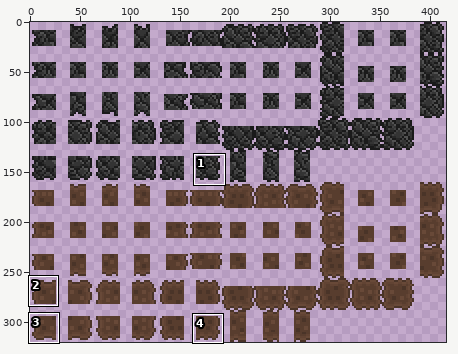
Two versions of one sprite sheet, assets/sprites/walls/Walls.png. The first picture is a wide view before the edit; the outline marks the close-up.
Close-up. Before:
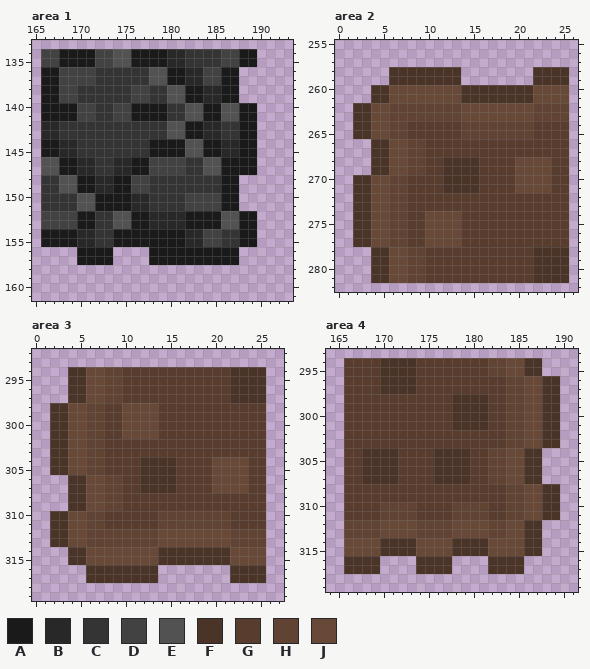
The file is 416x320 pixels. Colours within 5 levels of each other are drawn and written as one. Shown: area 1: x 165..193, y 133..161; area 2: x 0..26, y 255..282; area 3: x 0..27, y 292..319; area 4: x 164..191, y 293..319. The commit also changed other parts of the picture, which this record leaves out.
Palette (. is transparent): A #1a1a1a  B #282828  C #343434  D #424242  E #525252  F #4a3428  G #583d2e  H #614333  J #684938
Pixels before, area 1, first column x 166:
134 DDAAAADDEEAAAABBCCCCDDAA
135 DDAAAADDEEAAAABBCCCCDDAA
136 AADDDDCCCCCCEEAABBDDAA..
137 AADDDDCCCCCCEEAABBDDAA..
138 AADDCCCCCCDDCCEEAABBAA..
139 AADDCCCCCCDDCCEEAABBAA..
140 AAAADDCCDDAAAACCEEAAEEAA
141 AAAADDCCDDAAAACCEEAAEEAA
142 BBCCCCCCCCCCCCEEAABBCCAA
143 BBCCCCCCCCCCCCEEAABBCCAA
144 AABBCCCCCCCCAAAAEEAABBAA
145 AABBCCCCCCCCAAAAEEAABBAA
146 EEAABBCCBBAADDDDCCEEAAAA
147 EEAABBCCBBAADDDDCCEEAAAA
148 CCEEAABBAADDCCCCCCCCAA..
149 CCEEAABBAADDCCCCCCCCAA..
150 CCCCEEAAAABBCCCCDDDDAA..
151 CCCCEEAAAABBCCCCDDDDAA..
152 DDDDAACCEEAABBBBAAAAEEAA
153 DDDDAACCEEAABBBBAAAAEEAA
154 AAAABBCCAAAAAAAABBDDCCAA
155 AAAABBCCAAAAAAAABBDDCCAA
156 ....AAAA....AAAAAAAAAA..
157 ....AAAA....AAAAAAAAAA..
Pixels before, area 2, first column x 2:
258 ....FFFFFFFF........FFFF
259 ....FFFFFFFF........FFFF
260 ..FFJJJJJJJJFFFFFFFFJJJJ
261 ..FFJJJJJJJJFFFFFFFFJJJJ
262 FFJJHHHHHHHHJJJJJJJJHHHH
263 FFJJHHHHHHHHJJJJJJJJHHHH
264 FFJJHHGGGGGGHHHHHHHHGGGG
265 FFJJHHGGGGGGHHHHHHHHGGGG
266 ..FFJJHHGGGGGGGGGGGGGGGG
267 ..FFJJHHGGGGGGGGGGGGGGGG
268 ..FFJJHHGGFFFFGGGGJJJJGG
269 ..FFJJHHGGFFFFGGGGJJJJGG
270 FFJJHHGGGGFFFFGGGGJJJJGG
271 FFJJHHGGGGFFFFGGGGJJJJGG
272 FFJJHHGGGGGGGGGGGGGGGGGG
273 FFJJHHGGGGGGGGGGGGGGGGGG
274 FFJJHHGGJJJJGGGGGGGGGGGG
275 FFJJHHGGJJJJGGGGGGGGGGGG
276 FFJJHHGGJJJJGGGGGGGGGGGG
277 FFJJHHGGJJJJGGGGGGGGGGGG
278 ..FFJJHHGGGGGGGGGGGGFFFF
279 ..FFJJHHGGGGGGGGGGGGFFFF
280 ..FFJJHHGGGGGGGGGGGGFFFF
281 ..FFJJHHGGGGGGGGGGGGFFFF
Pixels before, area 3, first column x 2:
294 ..FFJJHHGGGGGGGGGGGGFFFF
295 ..FFJJHHGGGGGGGGGGGGFFFF
296 ..FFJJHHGGGGGGGGGGGGFFFF
297 ..FFJJHHGGGGGGGGGGGGFFFF
298 FFJJHHGGJJJJGGGGGGGGGGGG
299 FFJJHHGGJJJJGGGGGGGGGGGG
300 FFJJHHGGJJJJGGGGGGGGGGGG
301 FFJJHHGGJJJJGGGGGGGGGGGG
302 FFJJHHGGGGGGGGGGGGGGGGGG
303 FFJJHHGGGGGGGGGGGGGGGGGG
304 FFJJHHGGGGFFFFGGGGJJJJGG
305 FFJJHHGGGGFFFFGGGGJJJJGG
306 ..FFJJHHGGFFFFGGGGJJJJGG
307 ..FFJJHHGGFFFFGGGGJJJJGG
308 ..FFJJHHGGGGGGGGGGGGGGGG
309 ..FFJJHHGGGGGGGGGGGGGGGG
310 FFJJHHGGGGGGHHHHHHHHGGGG
311 FFJJHHGGGGGGHHHHHHHHGGGG
312 FFJJHHHHHHHHJJJJJJJJHHHH
313 FFJJHHHHHHHHJJJJJJJJHHHH
314 ..FFJJJJJJJJFFFFFFFFJJJJ
315 ..FFJJJJJJJJFFFFFFFFJJJJ
316 ....FFFFFFFF........FFFF
317 ....FFFFFFFF........FFFF
Pixels before, area 4, first column x 166:
294 GGGGFFFFGGGGGGGGHHJJFF..
295 GGGGFFFFGGGGGGGGHHJJFF..
296 GGGGFFFFGGGGGGGGGGHHJJFF
297 GGGGFFFFGGGGGGGGGGHHJJFF
298 GGGGGGGGGGGGFFFFGGHHJJFF
299 GGGGGGGGGGGGFFFFGGHHJJFF
300 GGGGGGGGGGGGFFFFGGHHJJFF
301 GGGGGGGGGGGGFFFFGGHHJJFF
302 GGGGGGGGGGGGGGGGGGHHJJFF
303 GGGGGGGGGGGGGGGGGGHHJJFF
304 GGFFFFGGGGFFFFGGHHJJFF..
305 GGFFFFGGGGFFFFGGHHJJFF..
306 GGFFFFGGGGFFFFGGHHJJFF..
307 GGFFFFGGGGFFFFGGHHJJFF..
308 GGGGGGGGGGGGGGGGGGHHJJFF
309 GGGGGGGGGGGGGGGGGGHHJJFF
310 GGGGHHHHGGGGHHHHGGHHJJFF
311 GGGGHHHHGGGGHHHHGGHHJJFF
312 HHHHJJJJHHHHJJJJHHJJFF..
313 HHHHJJJJHHHHJJJJHHJJFF..
314 JJJJFFFFJJJJFFFFJJJJFF..
315 JJJJFFFFJJJJFFFFJJJJFF..
316 FFFF....FFFF....FFFF....
317 FFFF....FFFF....FFFF....
After the commit:
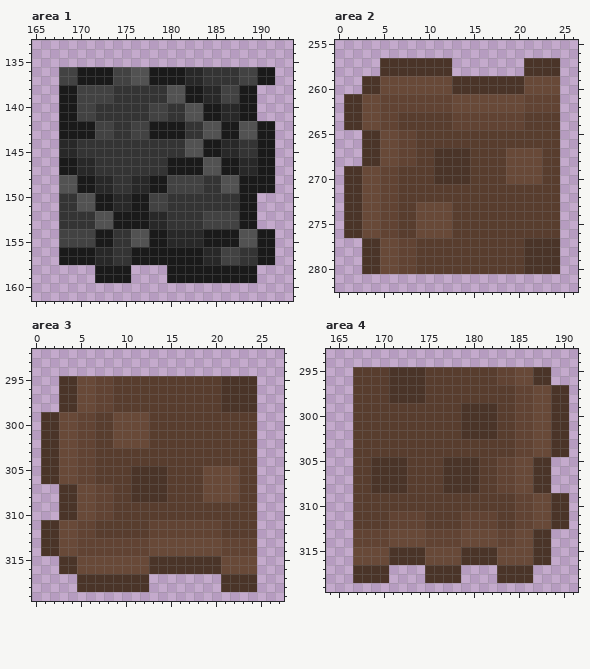
Changes in this commit:
Area 1:
y 134..135: x 166..189 DDAAAADDEEAAAABBCCCCDDAA -> ........................
y 136..137: x 166..167 AA -> ..; x 170..179 DDCCCCCCEE -> AAAADDEEAA; x 184..191 DDAA.... -> CCCCDDAA
y 138..139: x 166..173 AADDCCCC -> ..AADDDD; x 176..177 DD -> CC; x 186..189 AA.. -> DDAA
y 140..141: x 166..167 AA -> ..; x 174..179 DDAAAA -> CCCCDD; x 186..187 EE -> BB
y 142..143: x 166..173 BBCCCCCC -> ..AAAADD; x 176..191 CCCCEEAABBCCAA.. -> DDAAAACCEEAAEEAA
y 144..145: x 166..167 AA -> ..; x 178..181 AAAA -> CCCC; x 188..191 AA.. -> CCAA
y 146..147: x 166..167 EE -> ..; x 174..183 BBAADDDDCC -> CCCCCCAAAA; x 188..191 AA.. -> BBAA
y 148..149: x 166..167 CC -> ..; x 174..183 AADDCCCCCC -> CCBBAADDDD; x 186..191 AA.... -> EEAAAA
y 150..151: x 166..167 CC -> ..; x 174..179 AABBCC -> BBAADD; x 182..189 DDDDAA.. -> CCCCCCAA
y 152..153: x 166..175 DDDDAACCEE -> ..CCCCEEAA; x 180..187 BBAAAAEE -> CCCCDDDD
y 154..155: x 166..177 AAAABBCCAAAA -> ..DDDDAACCEE; x 180..181 AA -> BB; x 184..191 DDCCAA.. -> AAAAEEAA
y 156..157: x 168..169 .. -> AA; x 172..177 AA.... -> BBCCAA; x 184..191 AAAA.... -> BBDDCCAA
y 158..159: x 172..175 .... -> AAAA; x 180..189 .......... -> AAAAAAAAAA
Area 2:
y 257: x 5..12 ........ -> FFFFFFFF; x 21..24 .... -> FFFF
y 258: x 5 . -> F; x 13 F -> .; x 21 . -> F; x 25 F -> .
y 259: x 3..12 ...FFFFFFF -> FFJJJJJJJJ; x 14..25 ........FFFF -> FFFFFFFJJJJ.
y 260: x 3 . -> F; x 5 F -> J; x 13 J -> F; x 21 F -> J; x 25 J -> .
y 261: x 1..12 ...FFJJJJJJJ -> FFJJHHHHHHHH; x 14..25 FFFFFFFFJJJJ -> JJJJJJJHHHH.
y 262: x 1 . -> F; x 3 F -> J; x 5 J -> H; x 13 H -> J; x 21 J -> H; x 25 H -> .
y 263: x 1 . -> F; x 3 F -> J; x 5 J -> H; x 7..12 HHHHHH -> GGGGGG; x 14..25 JJJJJJJJHHHH -> HHHHHHHGGGG.
y 264: x 1 . -> F; x 3 F -> J; x 5 J -> H; x 7 H -> G; x 13 G -> H; x 21 H -> G; x 25 G -> .
y 265: x 2 F -> .; x 4 J -> F; x 6 H -> J; x 8 G -> H; x 14..21 HHHHHHHH -> GGGGGGGG; x 25 G -> .
y 266: x 3 . -> F; x 5 F -> J; x 7 J -> H; x 9 H -> G; x 25 G -> .
y 267: x 3 . -> F; x 5 F -> J; x 7 J -> H; x 9 H -> G; x 11..14 GGGG -> FFFF; x 19..22 GGGG -> JJJJ; x 25 G -> .
y 268: x 3 . -> F; x 5 F -> J; x 7 J -> H; x 9 H -> G; x 11 G -> F; x 15 F -> G; x 19 G -> J; x 23 J -> G; x 25 G -> .
y 269: x 1..9 ...FFJJHH -> FFJJHHGGG; x 11 G -> F; x 15 F -> G; x 19 G -> J; x 23 J -> G; x 25 G -> .
y 270: x 1 . -> F; x 3 F -> J; x 5 J -> H; x 7 H -> G; x 11 G -> F; x 15 F -> G; x 19 G -> J; x 23 J -> G; x 25 G -> .
y 271: x 1 . -> F; x 3 F -> J; x 5 J -> H; x 7 H -> G; x 12..15 FFFF -> GGGG; x 20..23 JJJJ -> GGGG; x 25 G -> .
y 272: x 1 . -> F; x 3 F -> J; x 5 J -> H; x 7 H -> G; x 25 G -> .
y 273: x 1 . -> F; x 3 F -> J; x 5 J -> H; x 7 H -> G; x 9..12 GGGG -> JJJJ; x 25 G -> .
y 274..276: x 1 . -> F; x 3 F -> J; x 5 J -> H; x 7 H -> G; x 9 G -> J; x 13 J -> G; x 25 G -> .
y 277: x 2 F -> .; x 4 J -> F; x 6 H -> J; x 8 G -> H; x 10..13 JJJJ -> GGGG; x 21..25 GGGGG -> FFFF.
y 278..280: x 3 . -> F; x 5 F -> J; x 7 J -> H; x 9 H -> G; x 21 G -> F; x 25 F -> .
y 281: x 4..25 FFJJHHGGGGGGGGGGGGFFFF -> ......................
Area 3:
y 294: x 4..25 FFJJHHGGGGGGGGGGGGFFFF -> ......................
y 295..297: x 3 . -> F; x 5 F -> J; x 7 J -> H; x 9 H -> G; x 21 G -> F; x 25 F -> .
y 298: x 2 F -> .; x 4 J -> F; x 6 H -> J; x 8 G -> H; x 10..13 JJJJ -> GGGG; x 21..25 GGGGG -> FFFF.
y 299..301: x 1 . -> F; x 3 F -> J; x 5 J -> H; x 7 H -> G; x 9 G -> J; x 13 J -> G; x 25 G -> .
y 302: x 1 . -> F; x 3 F -> J; x 5 J -> H; x 7 H -> G; x 9..12 GGGG -> JJJJ; x 25 G -> .
y 303: x 1 . -> F; x 3 F -> J; x 5 J -> H; x 7 H -> G; x 25 G -> .
y 304: x 1 . -> F; x 3 F -> J; x 5 J -> H; x 7 H -> G; x 12..15 FFFF -> GGGG; x 20..23 JJJJ -> GGGG; x 25 G -> .
y 305: x 1 . -> F; x 3 F -> J; x 5 J -> H; x 7 H -> G; x 11 G -> F; x 15 F -> G; x 19 G -> J; x 23 J -> G; x 25 G -> .
y 306: x 1..9 ...FFJJHH -> FFJJHHGGG; x 11 G -> F; x 15 F -> G; x 19 G -> J; x 23 J -> G; x 25 G -> .
y 307: x 3 . -> F; x 5 F -> J; x 7 J -> H; x 9 H -> G; x 11 G -> F; x 15 F -> G; x 19 G -> J; x 23 J -> G; x 25 G -> .
y 308: x 3 . -> F; x 5 F -> J; x 7 J -> H; x 9 H -> G; x 11..14 GGGG -> FFFF; x 19..22 GGGG -> JJJJ; x 25 G -> .
y 309: x 3 . -> F; x 5 F -> J; x 7 J -> H; x 9 H -> G; x 25 G -> .
y 310: x 2 F -> .; x 4 J -> F; x 6 H -> J; x 8 G -> H; x 14..21 HHHHHHHH -> GGGGGGGG; x 25 G -> .
y 311: x 1 . -> F; x 3 F -> J; x 5 J -> H; x 7 H -> G; x 13 G -> H; x 21 H -> G; x 25 G -> .
y 312: x 1 . -> F; x 3 F -> J; x 5 J -> H; x 7..12 HHHHHH -> GGGGGG; x 14..25 JJJJJJJJHHHH -> HHHHHHHGGGG.
y 313: x 1 . -> F; x 3 F -> J; x 5 J -> H; x 13 H -> J; x 21 J -> H; x 25 H -> .
y 314: x 1..12 ...FFJJJJJJJ -> FFJJHHHHHHHH; x 14..25 FFFFFFFFJJJJ -> JJJJJJJHHHH.
y 315: x 3 . -> F; x 5 F -> J; x 13 J -> F; x 21 F -> J; x 25 J -> .
y 316: x 3..12 ...FFFFFFF -> FFJJJJJJJJ; x 14..25 ........FFFF -> FFFFFFFJJJJ.
y 317: x 5 . -> F; x 13 F -> .; x 21 . -> F; x 25 F -> .
y 318: x 5..12 ........ -> FFFFFFFF; x 21..24 .... -> FFFF
Area 4:
y 294: x 166..187 GGGGFFFFGGGGGGGGHHJJFF -> ......................
y 295: x 166 G -> .; x 170 F -> G; x 174 G -> F; x 182 H -> G; x 184 J -> H; x 186 F -> J; x 188 . -> F
y 296: x 166 G -> .; x 170 F -> G; x 174 G -> F; x 183 G -> H; x 185 H -> J; x 187 J -> F; x 189 F -> .
y 297: x 166 G -> .; x 170 F -> G; x 174 G -> F; x 184 H -> G; x 186 J -> H; x 188 F -> J; x 190 . -> F
y 298: x 166 G -> .; x 171..174 GGGG -> FFFF; x 178..181 FFFF -> GGGG; x 184 H -> G; x 186 J -> H; x 188 F -> J; x 190 . -> F
y 299..301: x 166 G -> .; x 178 F -> G; x 182 G -> F; x 184 H -> G; x 186 J -> H; x 188 F -> J; x 190 . -> F
y 302: x 166 G -> .; x 179..182 GGGG -> FFFF; x 184 H -> G; x 186 J -> H; x 188 F -> J; x 190 . -> F
y 303: x 166 G -> .; x 184 H -> G; x 186 J -> H; x 188 F -> J; x 190 . -> F
y 304: x 166 G -> .; x 168..171 FFFF -> GGGG; x 176..179 FFFF -> GGGG; x 182..190 HHJJFF... -> GGGHHJJFF
y 305..307: x 166 G -> .; x 168 F -> G; x 172 G -> F; x 176 F -> G; x 180 G -> F; x 182 H -> G; x 184 J -> H; x 186 F -> J; x 188 . -> F
y 308: x 166 G -> .; x 169..172 GGGG -> FFFF; x 177..180 GGGG -> FFFF; x 183 G -> H; x 185 H -> J; x 187 J -> F; x 189 F -> .
y 309: x 166 G -> .; x 184 H -> G; x 186 J -> H; x 188 F -> J; x 190 . -> F
y 310: x 166 G -> .; x 170..173 HHHH -> GGGG; x 178..181 HHHH -> GGGG; x 184 H -> G; x 186 J -> H; x 188 F -> J; x 190 . -> F
y 311: x 166 G -> .; x 170 H -> G; x 174 G -> H; x 178 H -> G; x 182 G -> H; x 184 H -> G; x 186 J -> H; x 188 F -> J; x 190 . -> F
y 312: x 166..173 HHHHJJJJ -> .GGGGHHH; x 175..181 HHHJJJJ -> GGGGHHH; x 183..190 HJJFF... -> GGHHJJFF
y 313: x 166 H -> .; x 170 J -> H; x 174 H -> J; x 178 J -> H; x 182 H -> J; x 184 J -> H; x 186 F -> J; x 188 . -> F
y 314: x 166..173 JJJJFFFF -> .HHHHJJJ; x 175..181 JJJFFFF -> HHHHJJJ; x 183..184 JJ -> HH; x 186 F -> J; x 188 . -> F
y 315: x 166 J -> .; x 170 F -> J; x 174 J -> F; x 178 F -> J; x 182 J -> F; x 186 F -> J; x 188 . -> F
y 316: x 166..173 FFFF.... -> .JJJJFFF; x 175..181 FFF.... -> JJJJFFF; x 183..188 FFF... -> JJJJFF
y 317: x 166 F -> .; x 170 . -> F; x 174 F -> .; x 178 . -> F; x 182 F -> .; x 186 . -> F
y 318: x 167..170 .... -> FFFF; x 175..178 .... -> FFFF; x 183..186 .... -> FFFF
Changed places in both close-ups, as pixel boxes (x1, y1, x2, y2):
changed: (41, 49, 275, 283)
changed: (344, 58, 569, 283)
changed: (41, 367, 266, 592)
changed: (344, 358, 569, 583)
